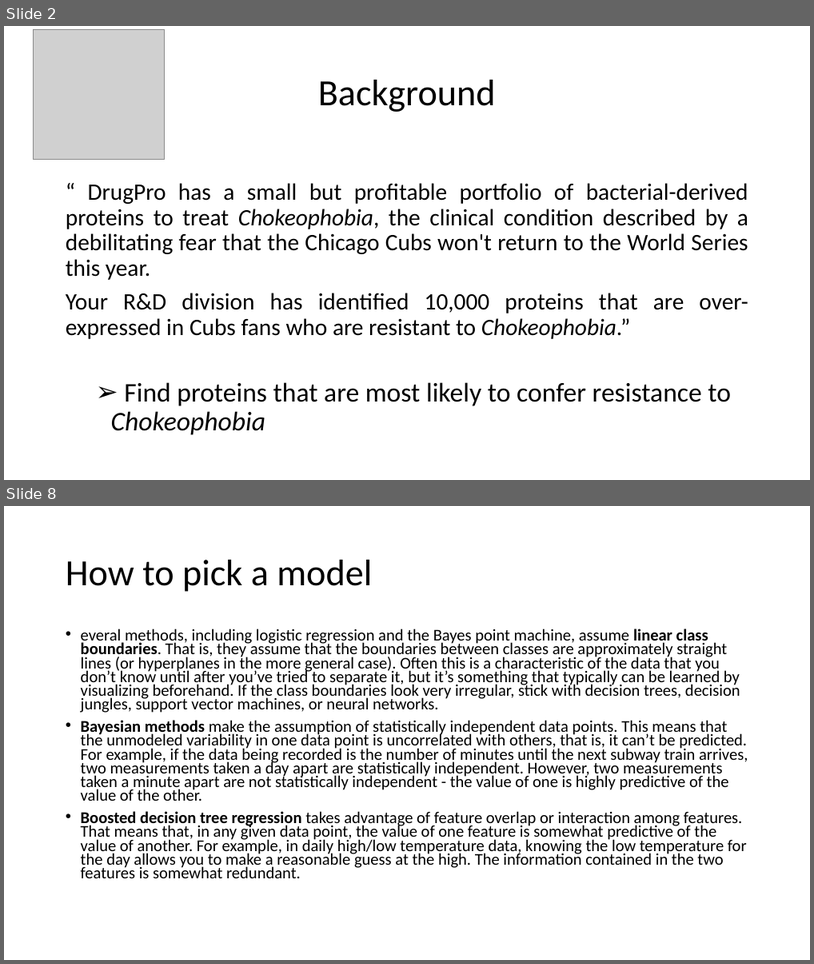
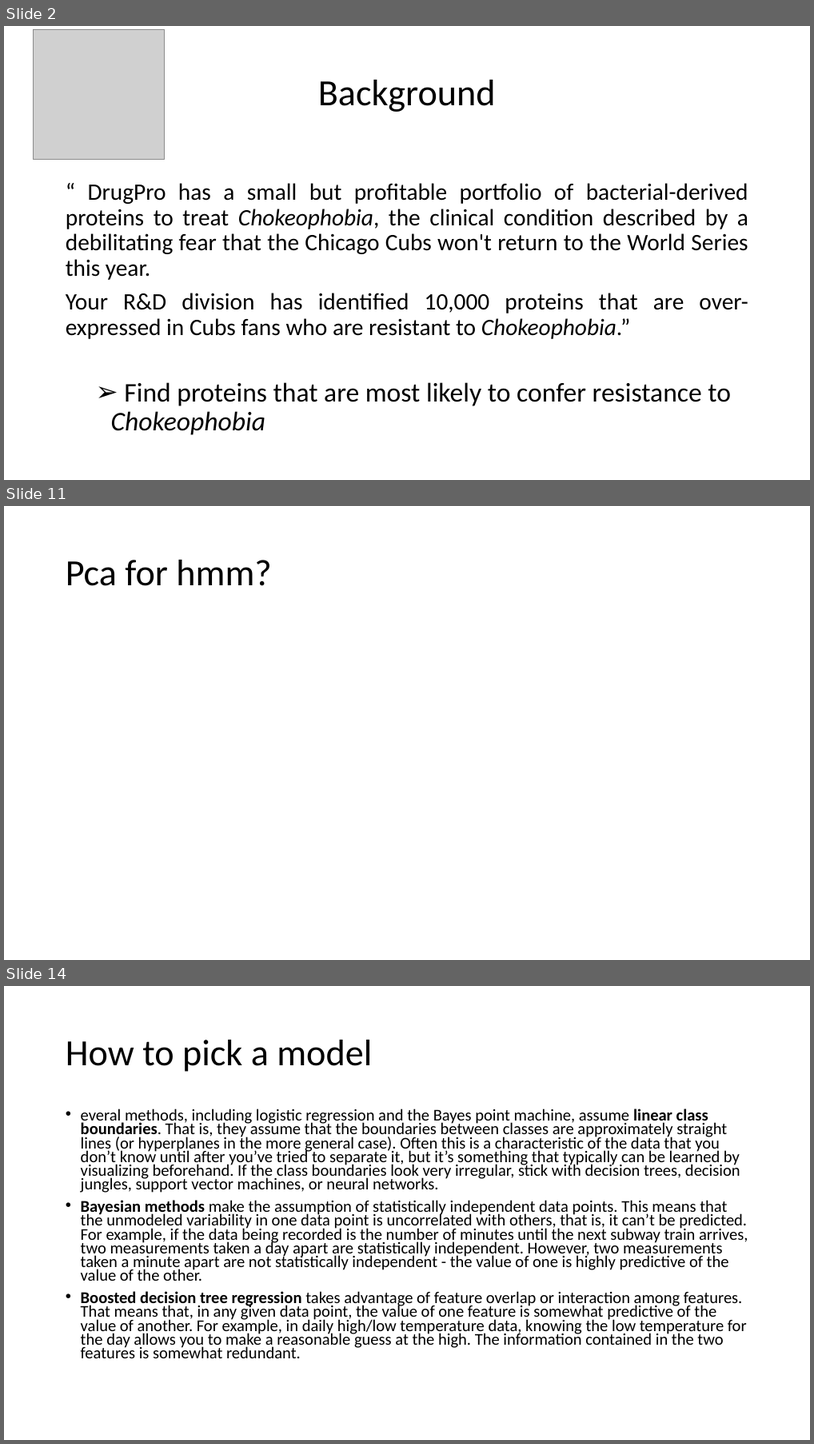
Before and after one commit to JoannaDrx/protein-classification, a slide deck: drugpro-jd.pptx. Shown one above the other, each under a label of ours: slides 2 and 8 before the commit, slides 2, 11 and 14 after it; the slides between them are not shown. The pictures are 814x964 and 814x1444 pixels, drawn with LibreOffice and Linux fonts; fonts in the diff are those of the drawing; grey boxes stand for pictures. Boxes give left, top, right and bottom in pixels: in the first picture for what was removed or moved away, otherwise in the second. Text is boxed around its words. In the diff, an @@ line names an element or a change of style, - is before the commit and + after.

```diff
--- a/drugpro-jd.pptx
+++ b/drugpro-jd.pptx
@@ slide 11 added at bbox=[4, 506, 810, 960], background #FFFFFF @@
@@ title added at bbox=[66, 560, 271, 586], 44 pt, text #000000 @@
+Pca for hmm?
@@ what was slide 8 is now slide 14 @@
```
Also in this commit, not shown: 4 slides changed, 9 other slides added, 7 slides removed, 10 other files.
